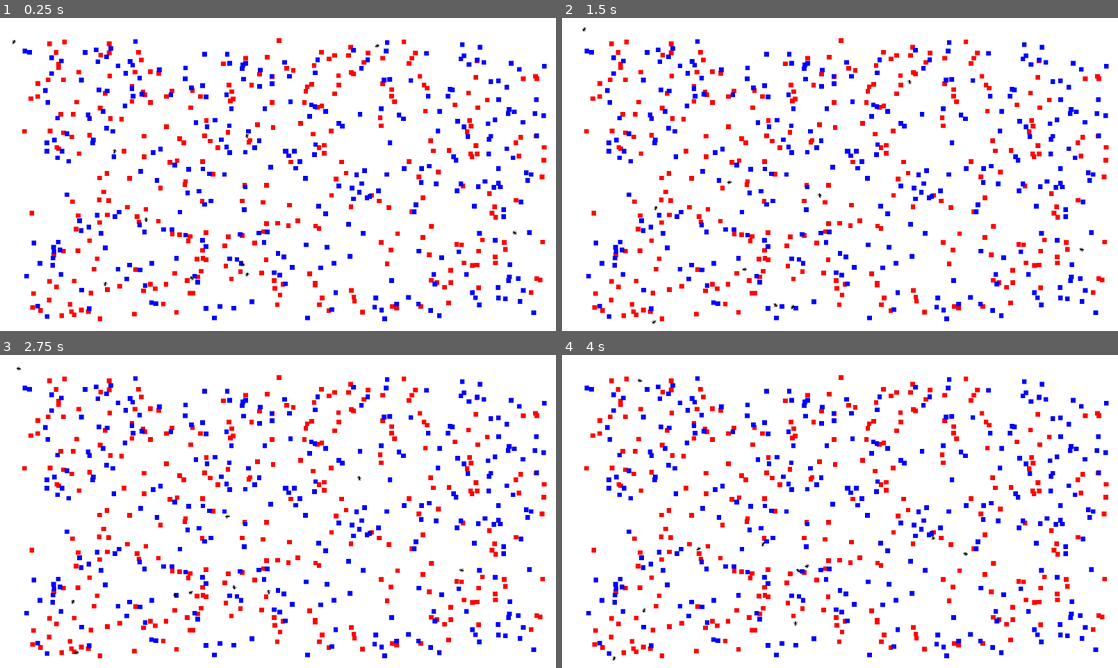
Above: before the commit, frames 1-4 (two rows, left to right).
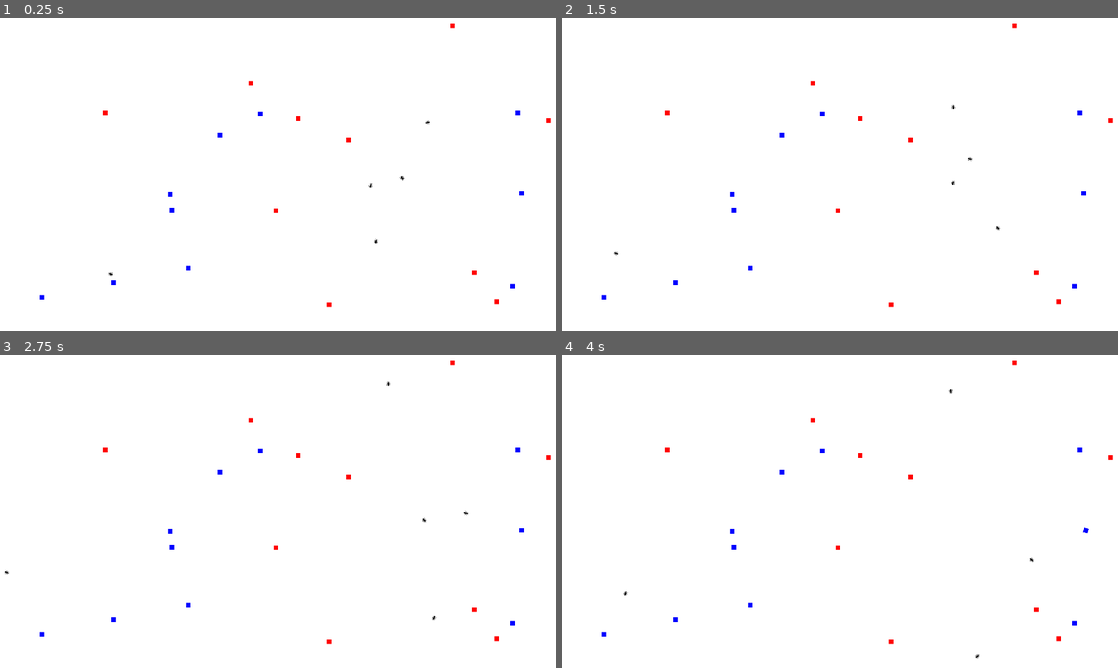
Above: after the commit, the same moments.

Repository: WhitePuppyGD/CollectiveSort
Game: Godot game, scene res://scenes/field.tscn
The game is run twice, just before and just after one commit, with the same random seed, the same clock (stepped at 60 frames per second) and the same inputs.
Inputs:
- Up to frame 1 (0.25 s): no input
- Up to frame 2 (1.5 s): no input
- Up to frame 3 (2.75 s): no input
- Up to frame 4 (4 s): no input

The runs differ from the first frame. In frame 1, 8.3% of the frame differs, in the area x 2-100%, y 1-97%; in frame 2, 8.3%; in frame 3, 8.3%; in frame 4, 8.3%.

Commit message:
Plus rien ne fonctionne ...

Diff:
--- a/classes/Memory.gd
+++ b/classes/Memory.gd
@@ -1 +1,34 @@
-extends Node
+extends Object
+
+class_name Memory
+
+var _memory: Array = []
+var _max_size: int
+
+# Constructeur
+func _init(max_size: int = 10):
+	_max_size = max_size
+
+
+func add(item) -> void:
+	_memory.append(item)
+
+	if _memory.size() > _max_size:
+		_memory.pop_front()
+
+func count_items_of_type(item_type:String) -> int:
+	var cnt = 0
+
+	for item in _memory:
+		if item == item_type:
+			cnt += 1
+	return cnt
+
+func flush() -> void:
+	for i in _memory.size():
+		_memory[i] = null
+
+func print() -> void:
+	for i in _memory.size():
+		print(i, "->", _memory[i])
+	print("---")
--- /dev/null
+++ b/classes/RandomNumber.gd
@@ -0,0 +1,11 @@
+extends Object
+
+class_name RandomNumber
+
+var rng := RandomNumberGenerator.new()
+
+func get_randi_range(from:int, to:int) -> int:
+	return rng.randi_range(from, to)
+
+func get_randf_range(from:float, to:float) -> float:
+	return rng.randf_range(from, to)
--- a/scenes/ant.gd
+++ b/scenes/ant.gd
@@ -1,11 +1,22 @@
 extends CharacterBody2D
+
 
 var speed = 10000  # Vitesse du personnage en pixels par seconde
 var carried_object = null
+var carried_object_type = null
+var rng = null
+var memory = null
+var memory_size = 10
+
 
 func _ready() -> void:
+
+
+	rng = RandomNumber.new()
+	memory = Memory.new(memory_size)
+	carried_object = null
+
 	rotation = _get_new_rotation()
-
 
 func _physics_process(delta: float) -> void:
 	move_ahead(delta)
@@ -20,31 +31,94 @@
 	if is_on_wall():
 		rotation += PI
 
+	#if carried_object:
+	#	carried_object.position = position
+
 func _get_new_rotation() -> float:
-	var rng := RandomNumberGenerator.new()
-	return rng.randf_range(-PI, PI)
+	return rng.get_randf_range(-PI, PI)
 
 func _pick_square(body: Node2D) -> void:
+
+	if carried_object:
+		return
+
 	body.get_parent().remove_child(body)
 	body.position = Vector2.ZERO
 	add_child(body)
+	carried_object_type = body.get_groups()[1]
+	carried_object = body
+
+func _drop_square() -> void:
+
+	return
+	#carried_object.collision_layer = 1
+	#carried_object = null
+
+	#print("Drop !")
+	#carried_object.position = position
+	remove_child(carried_object)
+	get_parent().add_child(carried_object)
+	memory.flush()
+	carried_object = null
+
+
+func _decide_action(object_ant_is_on: Node2D, object_ant_is_on_type: String) -> void:
+
+	# Combien d'objets du type sur lequel est la fourmi sont dans sa mémoire
+	#var count_items_types = memory.count_items_of_type(object_ant_is_on_type)
+
+	# Si la fourmi transporte un objet,
+	# Plus il y a d'objets dans sa mémoire du même type que l'objet transporté,
+	# Plus elle a de chance de le déposer
+	if carried_object:
+		var carried_object_type = carried_object.get_groups()[1]
+		var count_object_types = memory.count_items_of_type(carried_object_type)
+
+		# Si elle a 8 objets de même type dans sa mémoire elle a 80% de drop
+		#if rng.get_randi_range(0, 10) < count_object_types:
+		if rng.get_randi_range(0, 5) > 3:
+			_drop_square()
+
+	# Si la fourmi ne porte pas d'objet
+	# Plus il y d'objet dans sa mémoire du même type que l'objet rencontré
+	# Moins elle a de chance de la prendre
+	else:
+		var count_object_types = memory.count_items_of_type(object_ant_is_on_type)
+
+		# Si elle a 8 objets de même type dans sa mémoire, elle a 20% de pick
+		#if rng.get_randi_range(0, 10) > count_object_types:
+		if rng.get_randi_range(0, 5) < 4:
+			_pick_square(object_ant_is_on)
+
 
 
 func _on_timer_timeout() -> void:
 
-	var rng := RandomNumberGenerator.new()
+	if rng.get_randi_range(0,9) >= 7:
+		rotation = _get_new_rotation()
 
-	if rng.randi_range(0,9) >= 7:
-		rotation = _get_new_rotation()
+	#if carried_object:
+	#	remove_child(carried_object)
+		#get_parent().add_child(carried_object)
+	#	memory.flush()
+	#	carried_object = null
 
 
 
 func _on_square_body_entered_signal(emitter: Node2D) -> void:
 	# emitter.get_groups()[1] permet de savoir si le groupe est Red ou Blue
 	# le [0] est le groupe Squares
+
 	#print("Signal received from ", emitter.get_groups()[1])
-	#print("Position is ", emitter.position)
-	#_pick_square(emitter)
+
+	#memory.add(emitter.get_groups()[1])
+
+	#_decide_action(emitter, emitter.get_groups()[1])
+
+	#memory.print()
+
+	# print("Position is ", emitter.position)
+	_pick_square(emitter)
 	pass
 
 
--- a/scenes/ant.tscn
+++ b/scenes/ant.tscn
@@ -7,7 +7,7 @@
 radius = 6.0
 height = 18.0
 
-[node name="Ant" type="CharacterBody2D"]
+[node name="Ant" type="CharacterBody2D" groups=["Ants"]]
 motion_mode = 1
 script = ExtResource("1_prexr")
 
--- a/scenes/field.tscn
+++ b/scenes/field.tscn
@@ -18,27 +18,27 @@
 position = Vector2(20, 18)
 script = ExtResource("1_7ymsm")
 
-[node name="StaticBody2D" type="StaticBody2D" parent="."]
+[node name="StaticBody2D" type="StaticBody2D" parent="." groups=["Wall"]]
 
-[node name="CollisionShape2D" type="CollisionShape2D" parent="StaticBody2D"]
+[node name="CollisionShape2D" type="CollisionShape2D" parent="StaticBody2D" groups=["Wall"]]
 position = Vector2(940.25, -34)
 shape = SubResource("RectangleShape2D_spwlv")
 
-[node name="StaticBody2D2" type="StaticBody2D" parent="."]
+[node name="StaticBody2D2" type="StaticBody2D" parent="." groups=["Wall"]]
 
-[node name="CollisionShape2D" type="CollisionShape2D" parent="StaticBody2D2"]
+[node name="CollisionShape2D" type="CollisionShape2D" parent="StaticBody2D2" groups=["Wall"]]
 position = Vector2(940.5, 1076)
 shape = SubResource("RectangleShape2D_8ghqk")
 
-[node name="StaticBody2D3" type="StaticBody2D" parent="."]
+[node name="StaticBody2D3" type="StaticBody2D" parent="." groups=["Wall"]]
 position = Vector2(0.06, -42)
 
-[node name="CollisionShape2D" type="CollisionShape2D" parent="StaticBody2D3"]
+[node name="CollisionShape2D" type="CollisionShape2D" parent="StaticBody2D3" groups=["Wall"]]
 position = Vector2(-36.06, 564)
 shape = SubResource("RectangleShape2D_wlrxp")
 
-[node name="StaticBody2D4" type="StaticBody2D" parent="."]
+[node name="StaticBody2D4" type="StaticBody2D" parent="." groups=["Wall"]]
 
-[node name="CollisionShape2D" type="CollisionShape2D" parent="StaticBody2D4"]
+[node name="CollisionShape2D" type="CollisionShape2D" parent="StaticBody2D4" groups=["Wall"]]
 position = Vector2(1908, 522)
 shape = SubResource("RectangleShape2D_o5ohg")
--- a/scenes/main.gd
+++ b/scenes/main.gd
@@ -1,9 +1,12 @@
 extends Node2D
 
-@export var nb_red_squares = 300
-@export var nb_blue_squares = 300
-@export var nb_ants = 10
+@export var nb_red_squares = 10
+@export var nb_blue_squares = 10
+@export var nb_ants = 5
 
+
+var rng = null
+var memory = null
 
 # Called when the node enters the scene tree for the first time.
 func _ready() -> void:
@@ -11,6 +14,8 @@
 	var square_red_scene = preload("res://scenes/square_red.tscn")
 	var square_blue_scene = preload("res://scenes/square_blue.tscn")
 	var ant_scene = preload("res://scenes/ant.tscn")
+
+	rng = RandomNumber.new()
 
 	_create_squares(square_red_scene, nb_red_squares)
 	_create_squares(square_blue_scene, nb_blue_squares)
@@ -22,41 +27,30 @@
 
 func _create_ants(ant_scene: PackedScene, nb_ants: int):
 
-	var rng := RandomNumberGenerator.new()
 	var field_size = get_viewport_rect().size
 
 	for i in nb_ants:
 
 		var ant = ant_scene.instantiate()
 
-		var random_x = rng.randi_range(0 + ant.get_width(), field_size[0] - ant.get_width())
-		var random_y = rng.randi_range(0 + ant.get_height(), field_size[1] - ant.get_height())
+		var random_x = rng.get_randi_range(0 + ant.get_width(), field_size[0] - ant.get_width())
+		var random_y = rng.get_randi_range(0 + ant.get_height(), field_size[1] - ant.get_height())
 
 		ant.position = Vector2(random_x, random_y)
-
-		ant.add_to_group("Ants")
-
-		#ant.rotation = rng.randf_range(-1, 1)
 
 		add_child(ant)
 
 func _create_squares(square_scene: PackedScene, nb_squares: int) -> void:
 
-	var rng = RandomNumberGenerator.new()
 	var field_size = get_viewport_rect().size
 
 	for i in nb_squares:
 		var square = square_scene.instantiate()
 
-		var random_x = rng.randi_range(0 + square.get_width() * 15, field_size[0] - square.get_width() * 15)
-		var random_y = rng.randi_range(0 + square.get_height() * 15, field_size[1] - square.get_height() * 15)
-
-		#var random_x = rng.randi_range(0 + 50, field_size[0] - 50)
-		#var random_y = rng.randi_range(0 + 50, field_size[1] - 50)
+		var random_x = rng.get_randi_range(0 + square.get_width(), field_size[0] - square.get_width() - 30)
+		var random_y = rng.get_randi_range(0 + square.get_height(), field_size[1] - square.get_height() -30)
 
 		square.position = Vector2(random_x, random_y)
-
-		square.add_to_group("Squares")
 
 		add_child(square)
 
Not shown, changed: scenes/.DS_Store
